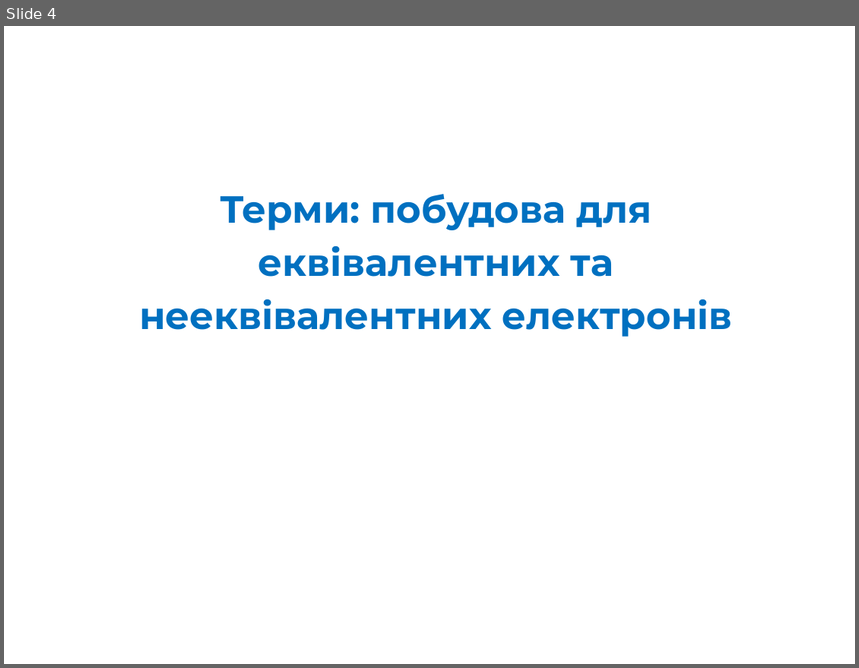
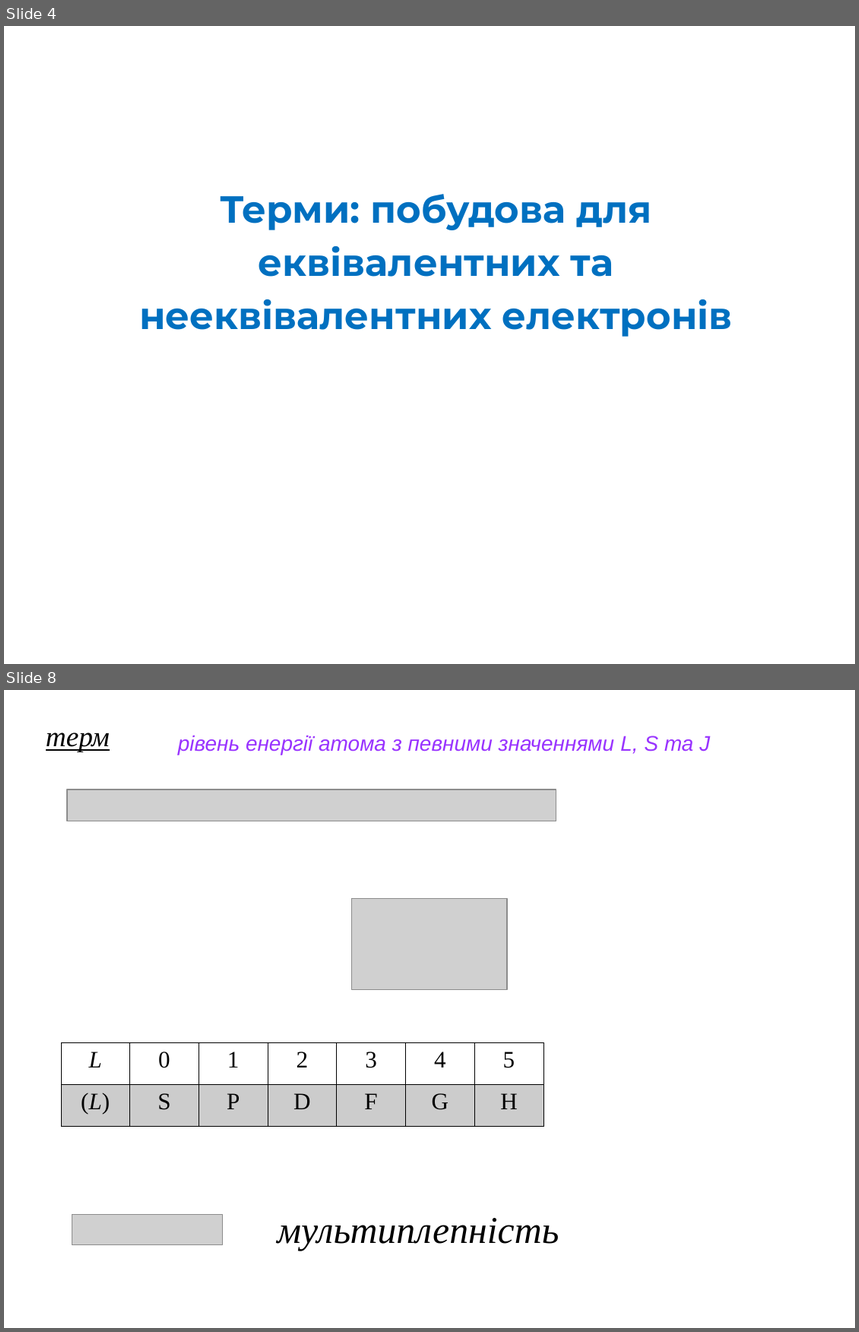
Before and after one commit to l432/NMK, a slide deck: Lecture/Chem/Lessons13/Less00_13s.ppt. Shown one above the other, each under a label of ours: slide 4 before the commit, slides 4 and 8 after it; the slides between them are not shown. The pictures are 859x668 and 859x1332 pixels, drawn with LibreOffice and Linux fonts; fonts in the diff are those of the drawing; grey boxes stand for pictures. Boxes give left, top, right and bottom in pixels: in the first picture for what was removed or moved away, otherwise in the second. Text is boxed around its words. In the diff, an @@ line names an element or a change of style, - is before the commit and + after.

```diff
--- a/Lecture/Chem/Lessons13/Less00_13s.ppt
+++ b/Lecture/Chem/Lessons13/Less00_13s.ppt
@@ slide 8 added at box(4, 690, 855, 1328), background #FFFFFF @@
@@ text added at box(46, 733, 110, 752), 24 pt, text #000000, italic, underline @@
+терм
@@ text added at box(178, 735, 710, 755), 18 pt, text #9933FF, italic @@
+рівень енергії атома з певними значеннями L, S та J
@@ picture added at box(67, 790, 557, 821) @@
@@ picture added at box(352, 898, 507, 989) @@
@@ table added at box(61, 1043, 544, 1125), 2 rows, 7 columns @@
+L | 0 | 1 | 2 | 3 | 4 | 5
+(L) | S | P | D | F | G | H
@@ picture added at box(72, 1214, 223, 1245) @@
@@ text added at box(277, 1218, 559, 1251), 32 pt, text #000000, italic @@
+мультиплепність
```
Also in this commit, not shown: 12 other slides added, 5 slides removed, 2 other files.
